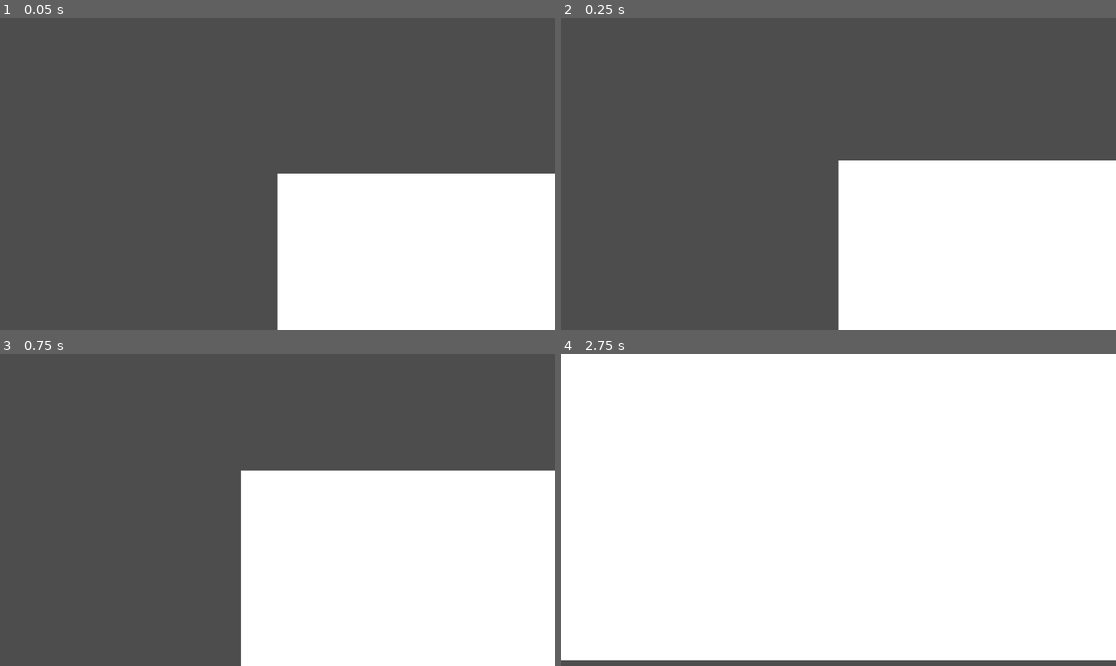
Above: before the commit, frames 1-4 (two rows, left to right).
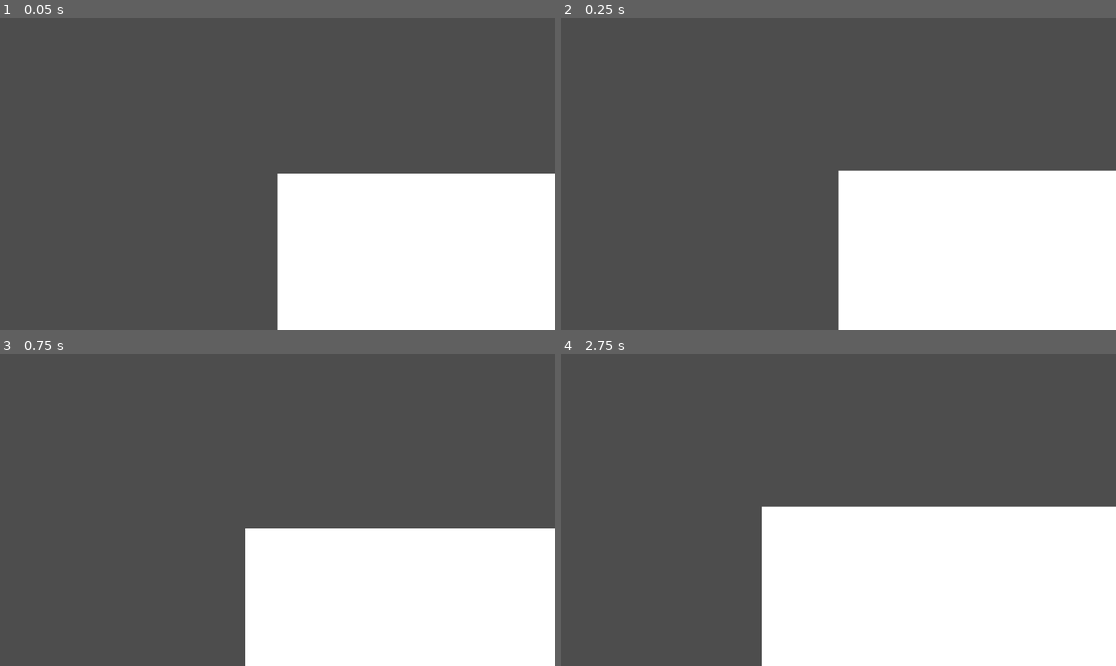
Above: after the commit, the same moments.

Repository: Lueegee1/Skr-t-Kast-Spil
Game: Godot game, scene res://main/root.tscn
Two runs of this game, one before a commit and one after it. Both use one fixed random seed, a clock stepped at 60 frames per second and the inputs below.
Inputs:
- Up to frame 1 (0.05 s): no input
- Up to frame 2 (0.25 s): no input
- Up to frame 3 (0.75 s): no input
- Up to frame 4 (2.75 s): no input

Frame 1 is identical in both runs. In frame 2, 1.7% of the frame differs, in the area x 49-100%, y 45-49%; in frame 3, 11%; in frame 4, 68%, in the area x 0-100%, y 0-100%.

Commit message:
working more :)

Diff:
--- a/main/BallMechanics.gd
+++ b/main/BallMechanics.gd
@@ -1,4 +1,8 @@
 extends RigidBody2D
+# To Do:
+# Look into angular Damp, what it is and if its relevant
+
+#------------------------------------------ Setup ------------------------------------------
 
 # exported variables
 @export var launch_speed: float = 500.0      # speed that the RigidBody2D is launched with
@@ -6,6 +10,7 @@
 @export var stop_threshold := 0.0            # velocity threshold rquired for the RigidBody2D to be considered stopped
 @export var stop_delay := 1.5                # seconds it must stay still to count as stopped
 @export var time_between_launch = 0.5        # the time between launch command being given and the RigidBody2D actually being launched
+@export var air_resistance = 1               # uses the "Damp" variable as air resistance
 
 # variables
 var still_time := 0.0                        # var to hold the ellapsed time the RigidBody2D has been stationary
@@ -15,18 +20,21 @@
 @onready var Sprite = $Sprite2D              # sprite of the RigidBody2D
 @onready var collision = $CollisionPolygon2D # collision of the RigidBody2D
 
-func _ready() -> void: # waits a bit then calls the launch function LaunchRigidBody()
+#------------------------------------------ Code ------------------------------------------
+
+func _ready() -> void: # sets ud variables, waits a bit then calls the launch function LaunchRigidBody()
+	linear_damp = air_resistance
 	await get_tree().create_timer(time_between_launch).timeout
-	LaunchRigidBody(launch_angle)
+	launchRigidBody(launch_angle)
 
-func LaunchRigidBody(angle): # launch RigidBody at input angle
+func launchRigidBody(angle): # launch RigidBody at input angle
 	var radians = deg_to_rad(angle)
 	linear_velocity = Vector2(cos(radians), -sin(radians)) * launch_speed
 
-func RigidBodyStopped(): # reset position and velocity of the RigidBody2D
+func rigidBodyStopped(): # reset position and velocity of the RigidBody2D
 	global_position = StartPos
 	linear_velocity = Vector2.ZERO
-	LaunchRigidBody(launch_angle)
+	launchRigidBody(launch_angle)
 
 func _physics_process(delta):
 # RigidBody is not moving cause
@@ -36,4 +44,7 @@
 		still_time = 0.0
 
 	if still_time >= stop_delay:
-		RigidBodyStopped()
+		rigidBodyStopped()
+
+func reload_variables(): # reloads all variables
+	linear_damp = air_resistance
--- a/main/main.tscn
+++ b/main/main.tscn
@@ -1,8 +1,11 @@
-[gd_scene load_steps=4 format=3 uid="uid://pmrbuelgkrua"]
+[gd_scene load_steps=5 format=3 uid="uid://pmrbuelgkrua"]
 
 [ext_resource type="Script" uid="uid://dskg7hx4b5lr" path="res://main/Ui_And_Mainscript.gd" id="1_53q0u"]
 [ext_resource type="Script" uid="uid://c1vagnp7y22hl" path="res://main/BallMechanics.gd" id="2_pjrb6"]
 [ext_resource type="Script" uid="uid://dxurlyfv61set" path="res://main/Ground.gd" id="3_xwkvk"]
+
+[sub_resource type="RectangleShape2D" id="RectangleShape2D_xwkvk"]
+size = Vector2(499, 115)
 
 [node name="Main" type="Node2D"]
 script = ExtResource("1_53q0u")
@@ -46,6 +49,9 @@
 script = ExtResource("2_pjrb6")
 
 [node name="CollisionPolygon2D" type="CollisionPolygon2D" parent="LaunchSite/RigidBody2D"]
+position = Vector2(1, -35.408516)
+build_mode = 1
+polygon = PackedVector2Array(-1, 13.769978, 23, 13.769978, 23, 35.408512, -1, 35.408512)
 
 [node name="Sprite2D" type="Sprite2D" parent="LaunchSite/RigidBody2D"]
 
@@ -53,3 +59,9 @@
 
 [node name="Ground" type="Node2D" parent="."]
 script = ExtResource("3_xwkvk")
+
+[node name="Test solid" type="StaticBody2D" parent="."]
+
+[node name="Test collision shape" type="CollisionShape2D" parent="Test solid"]
+position = Vector2(217, 64)
+shape = SubResource("RectangleShape2D_xwkvk")
